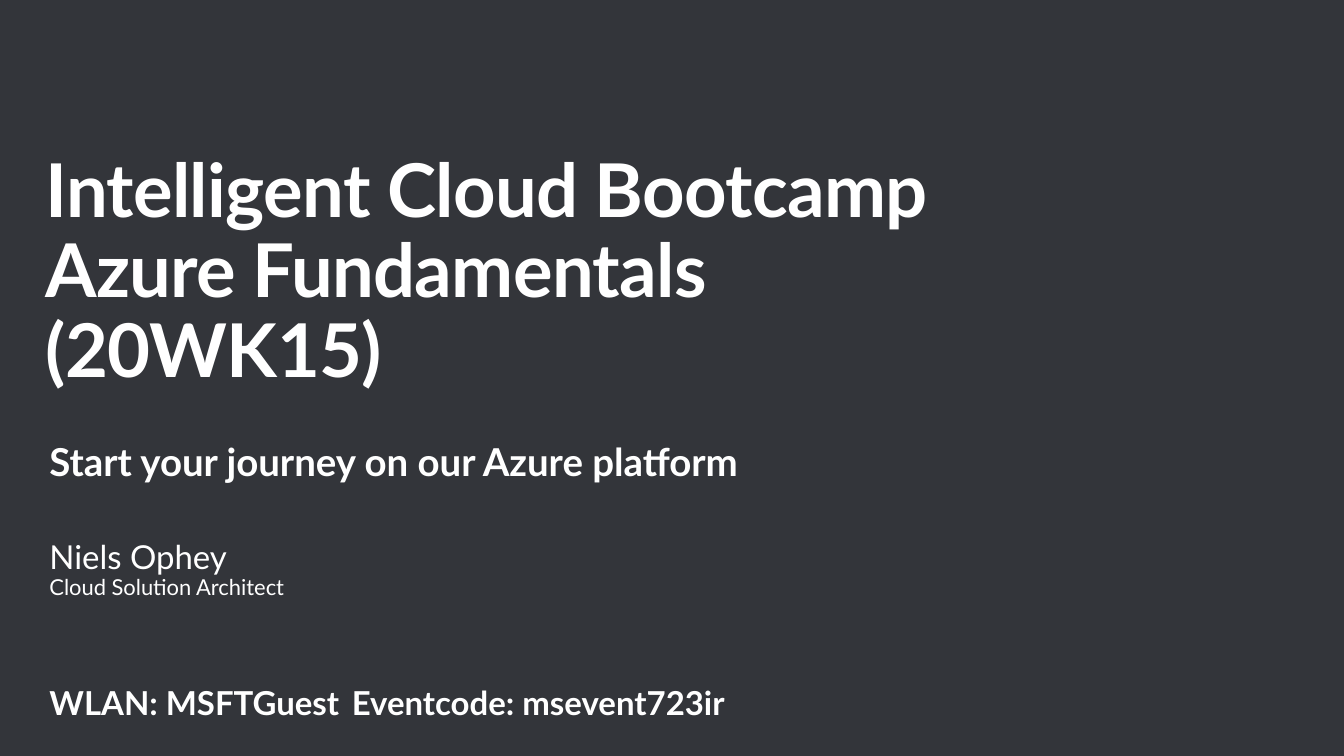
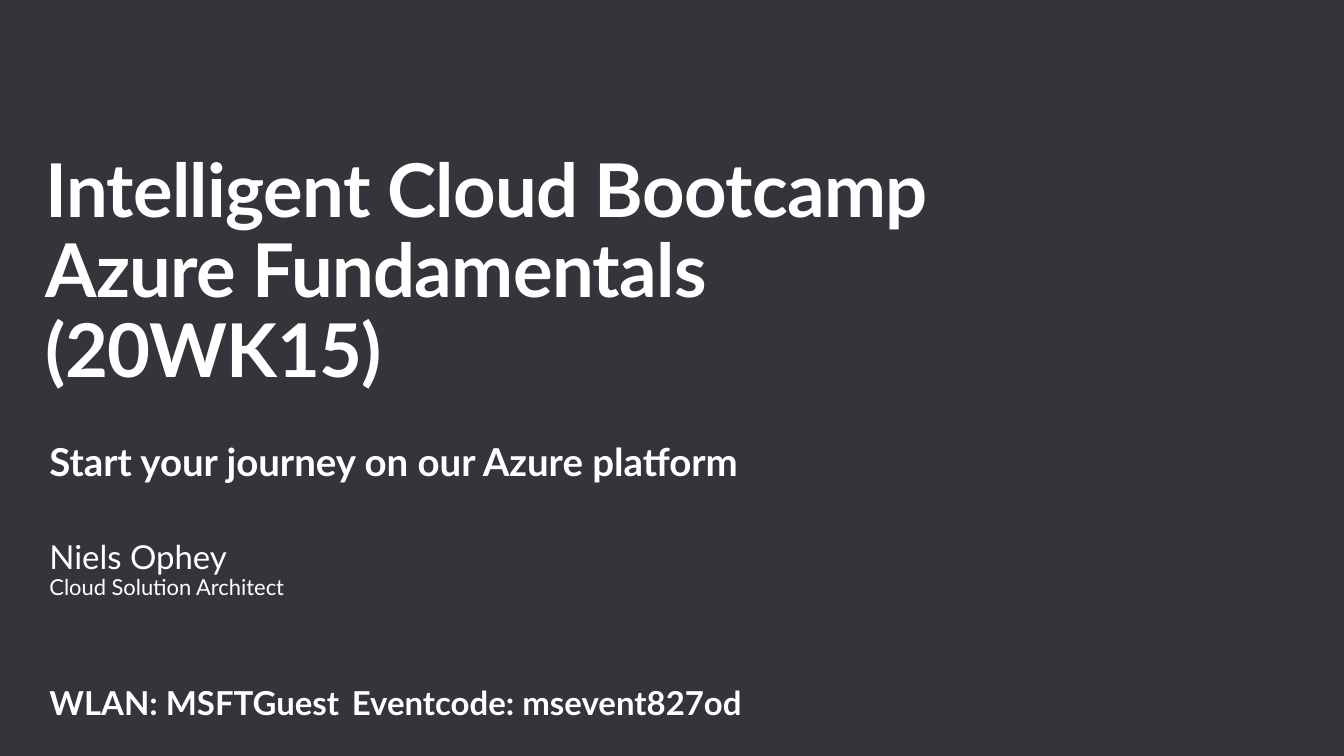
Before and after one commit to CSA-OCP-GER/azure-fundamentals-v2, a slide deck: slide 1 of bootcamp-azure-fundamentels-v2.pptx. Drawn at 1344x756 pixels with LibreOffice and Linux fonts; fonts in the diff are those of the drawing; background and template pictures are left out. Boxes give left, top, right and bottom in pixels: in the first picture for what was removed or moved away, otherwise in the second. Text is boxed around its words. In the diff, an @@ line names an element or a change of style, - is before the commit and + after.

```diff
--- a/bootcamp-azure-fundamentels-v2.pptx
+++ b/bootcamp-azure-fundamentels-v2.pptx
@@ text at (49,690,741,716): text changed @@
-WLAN: MSFTGuest Eventcode: msevent723ir
+WLAN: MSFTGuest Eventcode: msevent827od
```
Also in this commit, not shown: 3 other slides changed, 1 other file.
